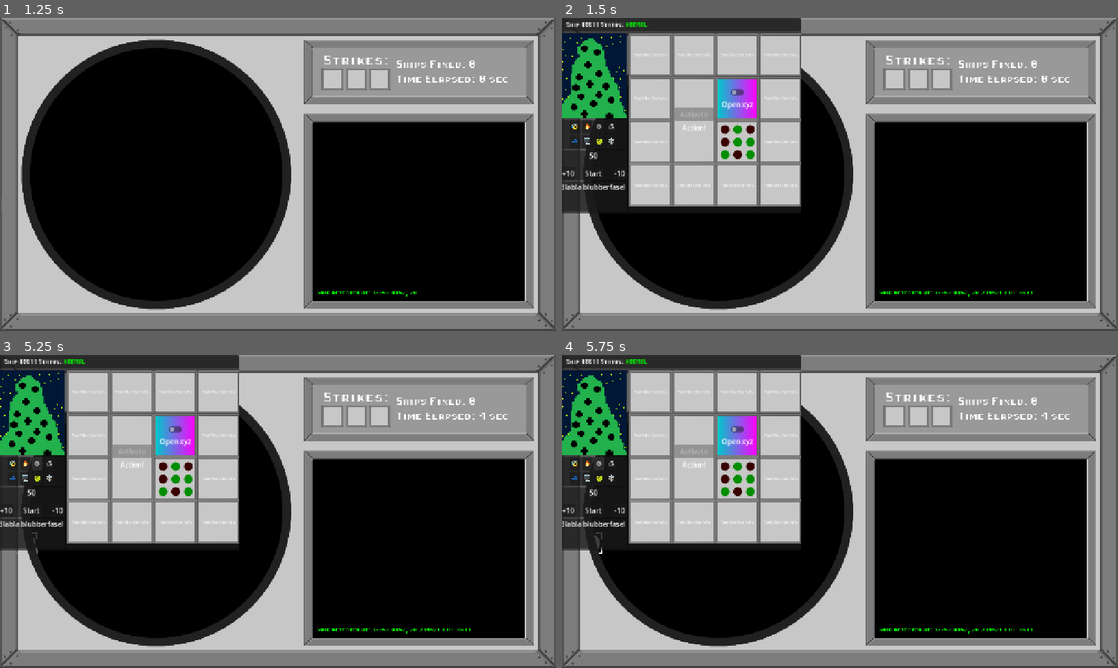
Above: before the commit, frames 1-4 (two rows, left to right).
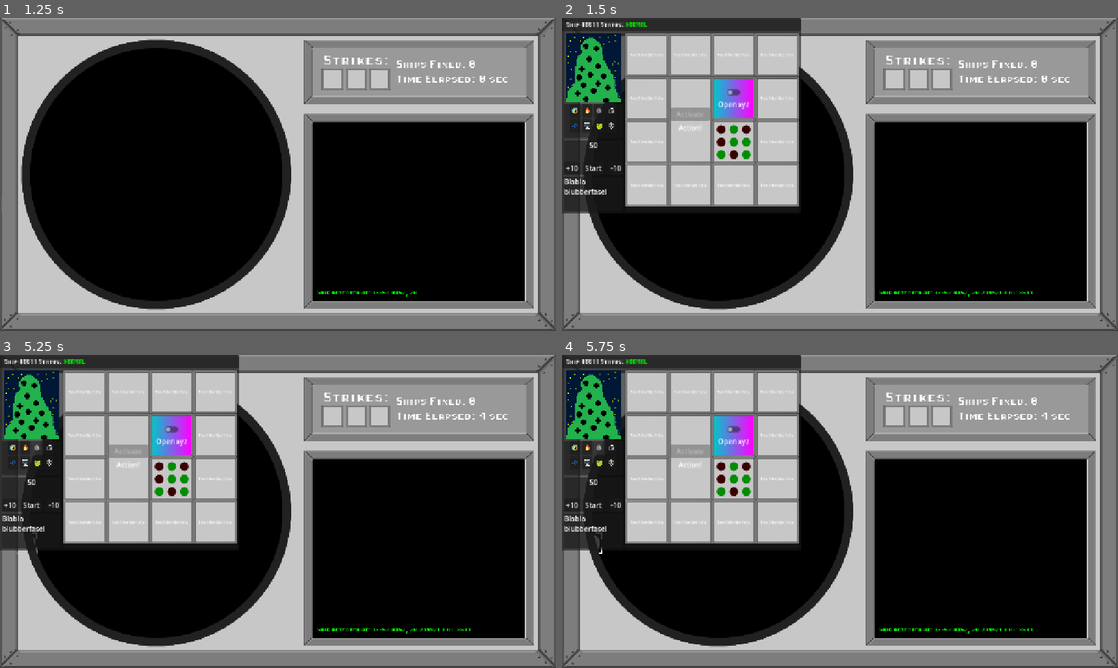
Above: after the commit, the same moments.

Repository: MisterIXI/godot-wildjam-98
Game: Godot game, scene res://scenes/menu/main_menu.tscn
The game is run twice, just before and just after one commit, with the same random seed, the same clock (stepped at 60 frames per second) and the same inputs. Sound files missing from this copy of the repository are replaced by a short silence.
Inputs (mouse positions are in pixels of both pictures, inside the frame that each line leads up to):
- Up to frame 1 (1.25 s): click "Start" at 0.5 s
- Up to frame 2 (1.5 s): tap Enter at 1.25 s; drag from (567, 205) to (895, 105) at 1.27 s
- Up to frame 3 (5.25 s): click "Start" at 2 s; click "Start" at 2.75 s; click "😰" at 3.5 s; click "🔥" at 4.25 s; click "⚙️" at 5 s
- Up to frame 4 (5.75 s): no input

Frame 1 is identical in both runs. In frame 2, 6.2% of the frame differs, in the area x 0-43%, y 4-61%; in frame 3, 6.2%; in frame 4, 6.2%.

Commit message:
fixed dude window

Diff:
--- a/space-ship-support/scenes/window/ship_window.tscn
+++ b/space-ship-support/scenes/window/ship_window.tscn
@@ -24,6 +24,8 @@
 [ext_resource type="Texture2D" uid="uid://122fxrm67jam" path="res://assets/Dudes/dude19.png" id="22_qhsi6"]
 [ext_resource type="Texture2D" uid="uid://6ol80jk4iknu" path="res://assets/Dudes/dude20.png" id="23_k7myh"]
 
+[sub_resource type="StyleBoxEmpty" id="StyleBoxEmpty_o7f28"]
+
 [node name="ShipWindow" type="Panel" unique_id=118375707 node_paths=PackedStringArray("module_parent", "title_label")]
 clip_contents = true
 offset_right = 550.0
@@ -86,10 +88,13 @@
 size_flags_vertical = 3
 size_flags_stretch_ratio = 2.0
 mouse_filter = 1
+theme_override_styles/panel = SubResource("StyleBoxEmpty_o7f28")
 
 [node name="CharacterTexRect" type="TextureRect" parent="ContentMarginContainer/HBoxContainer/InfoMarginContainer/InfoVBox/CharacterPanel" unique_id=1499784406]
 layout_mode = 2
+size_flags_horizontal = 4
 texture = ExtResource("5_shi57")
+expand_mode = 3
 script = ExtResource("4_30j56")
 dudes = Array[Texture2D]([ExtResource("5_shi57"), ExtResource("6_fi41h"), ExtResource("7_k6qn7"), ExtResource("8_hlxdo" …(377 unchanged characters)…
 
